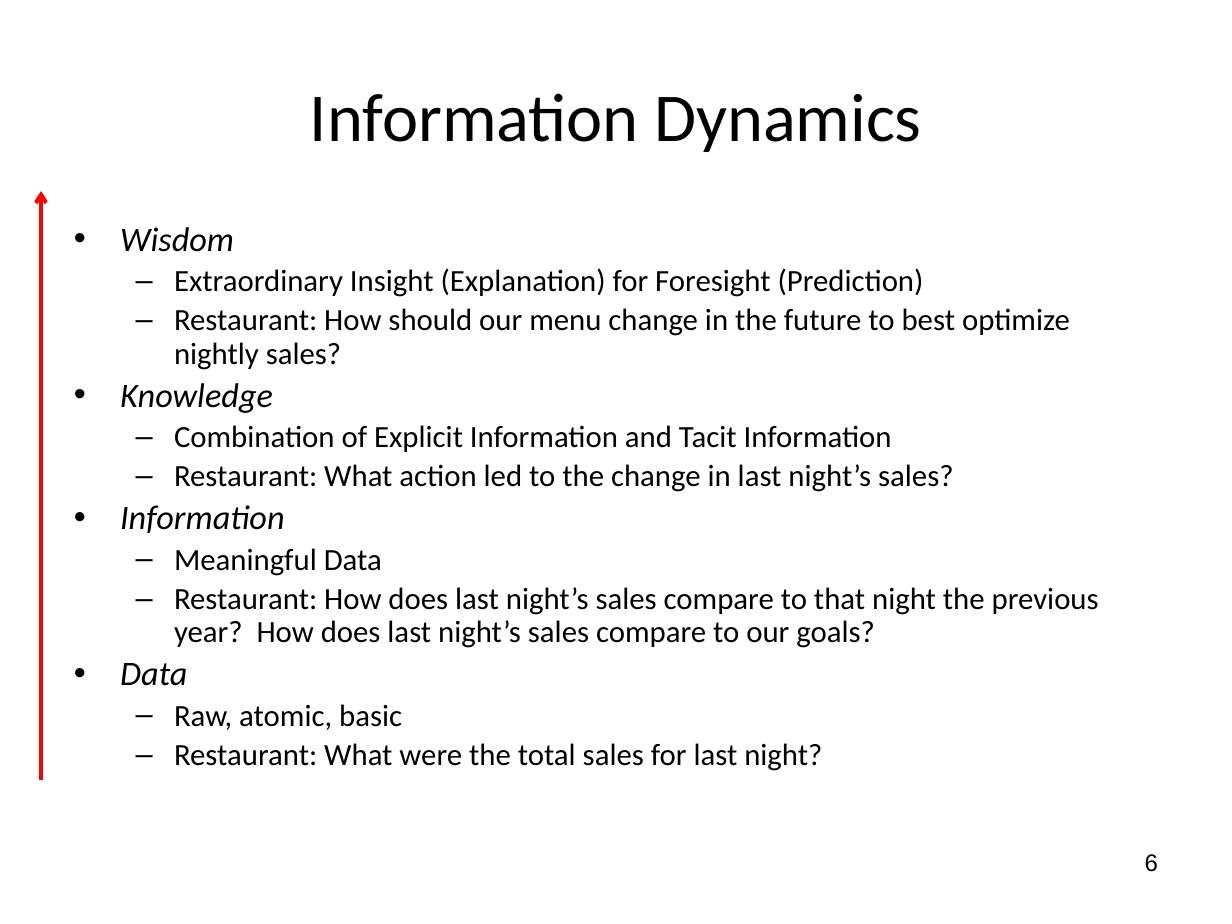
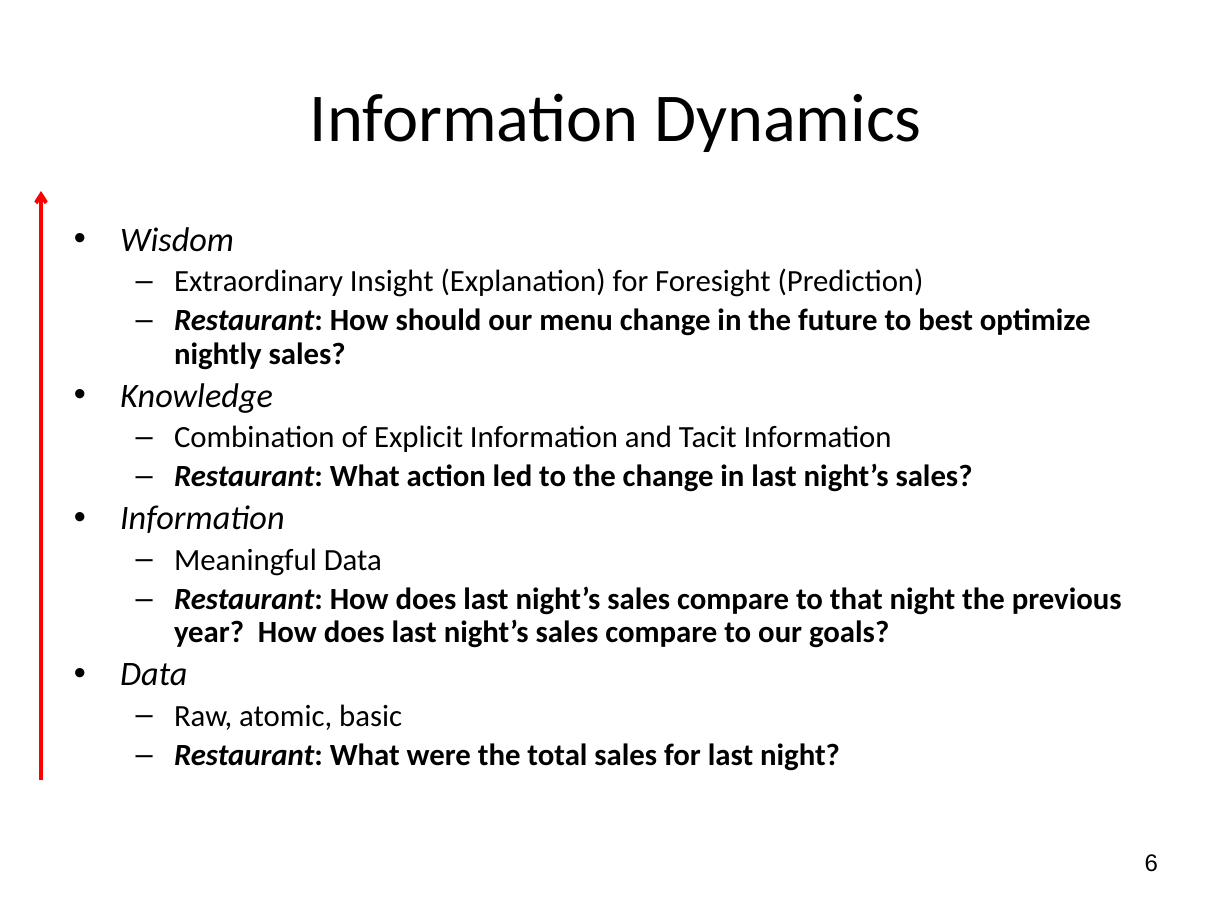
Before and after one commit to wsphd/datajam2018, a slide deck: slide 6 of dj2018.pptx. Drawn at 1232x924 pixels with LibreOffice and Linux fonts; fonts in the diff are those of the drawing. Boxes give left, top, right and bottom in pixels: in the first picture for what was removed or moved away, otherwise in the second. Text is boxed around its words. In the diff, an @@ line names an element or a change of style, - is before the commit and + after.

```diff
--- a/dj2018.pptx
+++ b/dj2018.pptx
@@ text at [174,308,1122,771]: bold on in "Restaurant: How should our menu change in ...", "Restaurant: What action led to the change ...", "Restaurant: How does last night’s sales compare ...", "Restaurant: What were the total sales for ..."; italic on in "Restaurant:", "Restaurant:", "Restaurant:", "Restaurant:" @@
```
Also in this commit, not shown: 3 other slides changed, 19 slides added.
